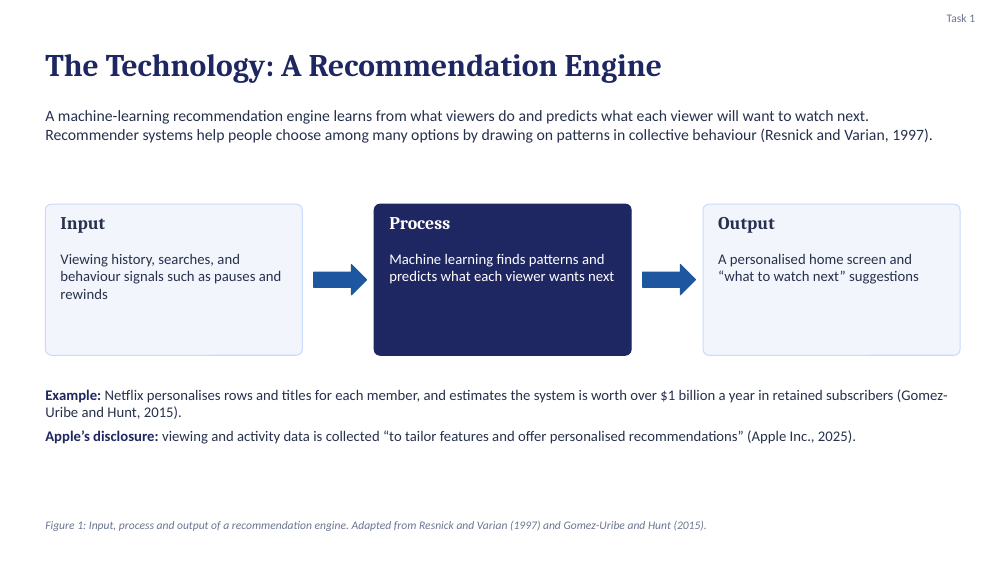
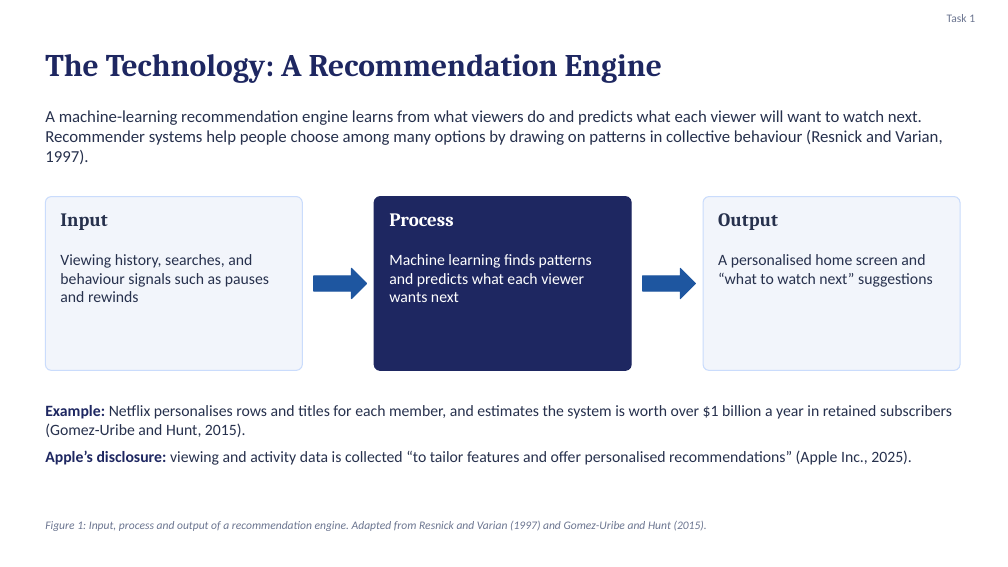
Before and after one commit to karanrg22-svg/skill, a slide deck: slide 3 of Earning-the-Signal_revised.pptx. Drawn at 1008x567 pixels with LibreOffice and Linux fonts; fonts in the diff are those of the drawing. Boxes give left, top, right and bottom in pixels: in the first picture for what was removed or moved away, otherwise in the second. Text is boxed around its words. In the diff, an @@ line names an element or a change of style, - is before the commit and + after.

```diff
--- a/Earning-the-Signal_revised.pptx
+++ b/Earning-the-Signal_revised.pptx
@@ text "A machine-learning recommendation engine learns ..." at (45, 110, 942, 164): size 15 to 16 pt @@
@@ rounded rectangle: place and size @@
-rounded rectangle at (45, 204, 302, 355)
+rounded rectangle at (45, 197, 302, 371)
@@ rounded rectangle: place and size @@
-rounded rectangle at (374, 204, 631, 355)
+rounded rectangle at (374, 197, 631, 371)
@@ proportions changed in 3 elements at (45, 197, 302, 371), (374, 197, 631, 371), (703, 197, 960, 371) @@
@@ rounded rectangle: place and size @@
-rounded rectangle at (703, 204, 960, 355)
+rounded rectangle at (703, 197, 960, 371)
@@ size 17 to 18 pt in 3 elements at (60, 213, 107, 230), (389, 213, 453, 226), (718, 213, 778, 230) @@
@@ right arrow: place and size @@
-right arrow at (314, 265, 367, 295)
+right arrow at (314, 268, 367, 299)
@@ right arrow: place and size @@
-right arrow at (643, 265, 696, 295)
+right arrow at (643, 268, 696, 299)
@@ size 14 to 15 pt in 3 elements at (60, 254, 269, 302), (389, 254, 592, 302), (718, 254, 933, 287) @@
@@ text "Example: Netflix personalises rows and ...": place and size @@
-text "Example: Netflix personalises rows and ..." at (45, 389, 948, 444)
+text "Example: Netflix personalises rows and ..." at (45, 405, 952, 465)
@@ text "Example: Netflix personalises rows and ..." at (45, 405, 952, 465): size 14 to 15 pt; more space between paragraphs @@
```
Also in this commit, not shown: 3 other slides changed.
